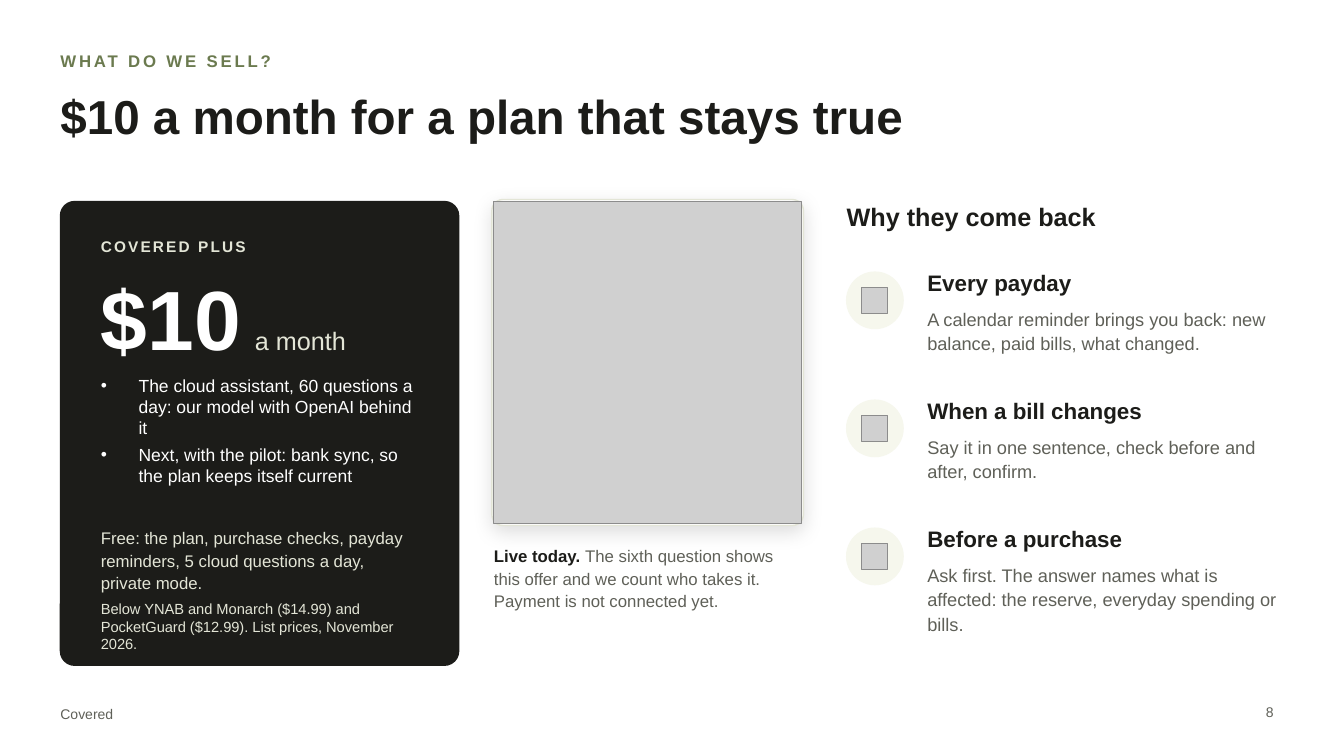
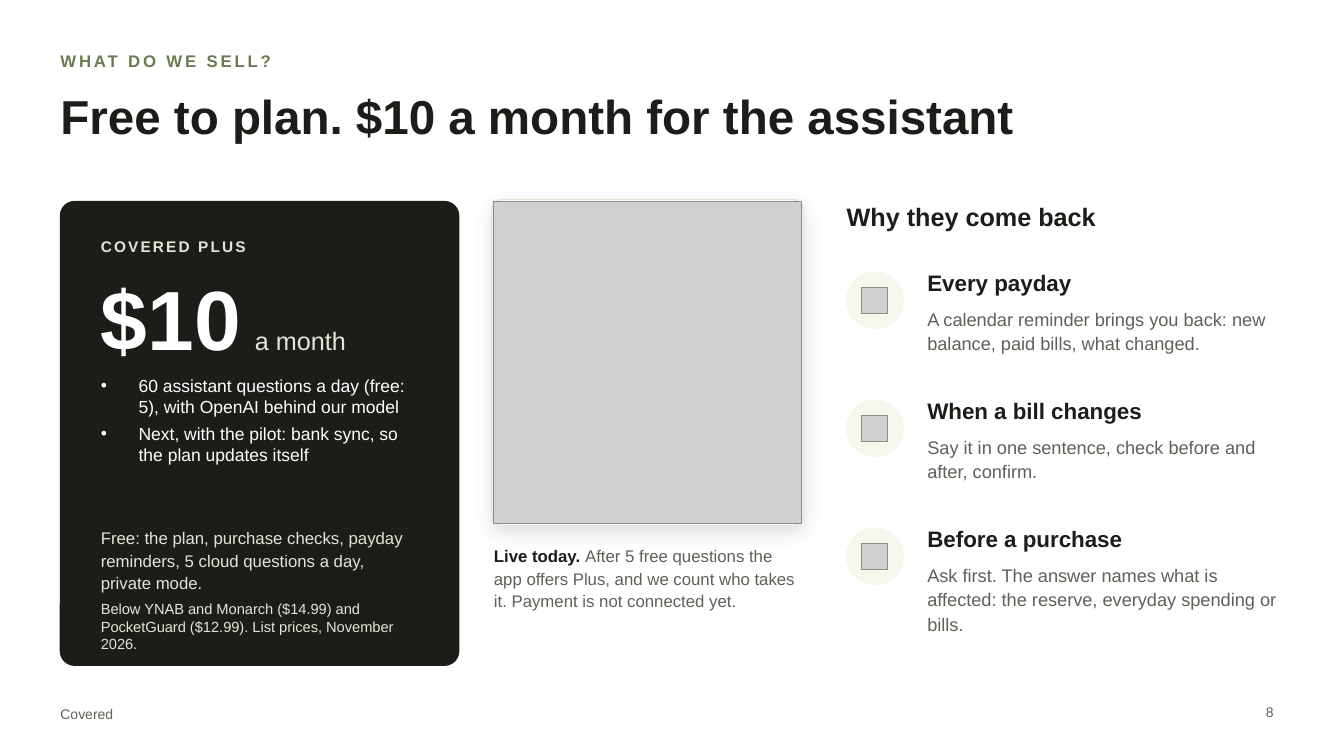
Before and after one commit to chinusoid/FractureTeam, a slide deck: slide 8 of pitch/covered-pitch.pptx. Drawn at 1344x756 pixels with LibreOffice and Linux fonts; fonts in the diff are those of the drawing; grey boxes stand for pictures. Boxes give left, top, right and bottom in pixels: in the first picture for what was removed or moved away, otherwise in the second. Text is boxed around its words. In the diff, an @@ line names an element or a change of style, - is before the commit and + after.

```diff
--- a/pitch/covered-pitch.pptx
+++ b/pitch/covered-pitch.pptx
@@ title at [60,98,1013,143]: text changed @@
-$10 a month for a plan that stays true
+Free to plan. $10 a month for the assistant
@@ text at [139,379,405,465]: text changed @@
-• The cloud assistant, 60 questions a day: our model with OpenAI behind it
-• Next, with the pilot: bank sync, so the plan keeps itself current
+• 60 assistant questions a day (free: 5), with OpenAI behind our model
+• Next, with the pilot: bank sync, so the plan updates itself
@@ text at [494,550,795,611]: text changed @@
-Live today. The sixth question shows this offer and we count who takes it. Payment is not connected yet.
+Live today. After 5 free questions the app offers Plus, and we count who takes it. Payment is not connected yet.
```
Also in this commit, not shown: 9 other slides changed, 3 other files.
